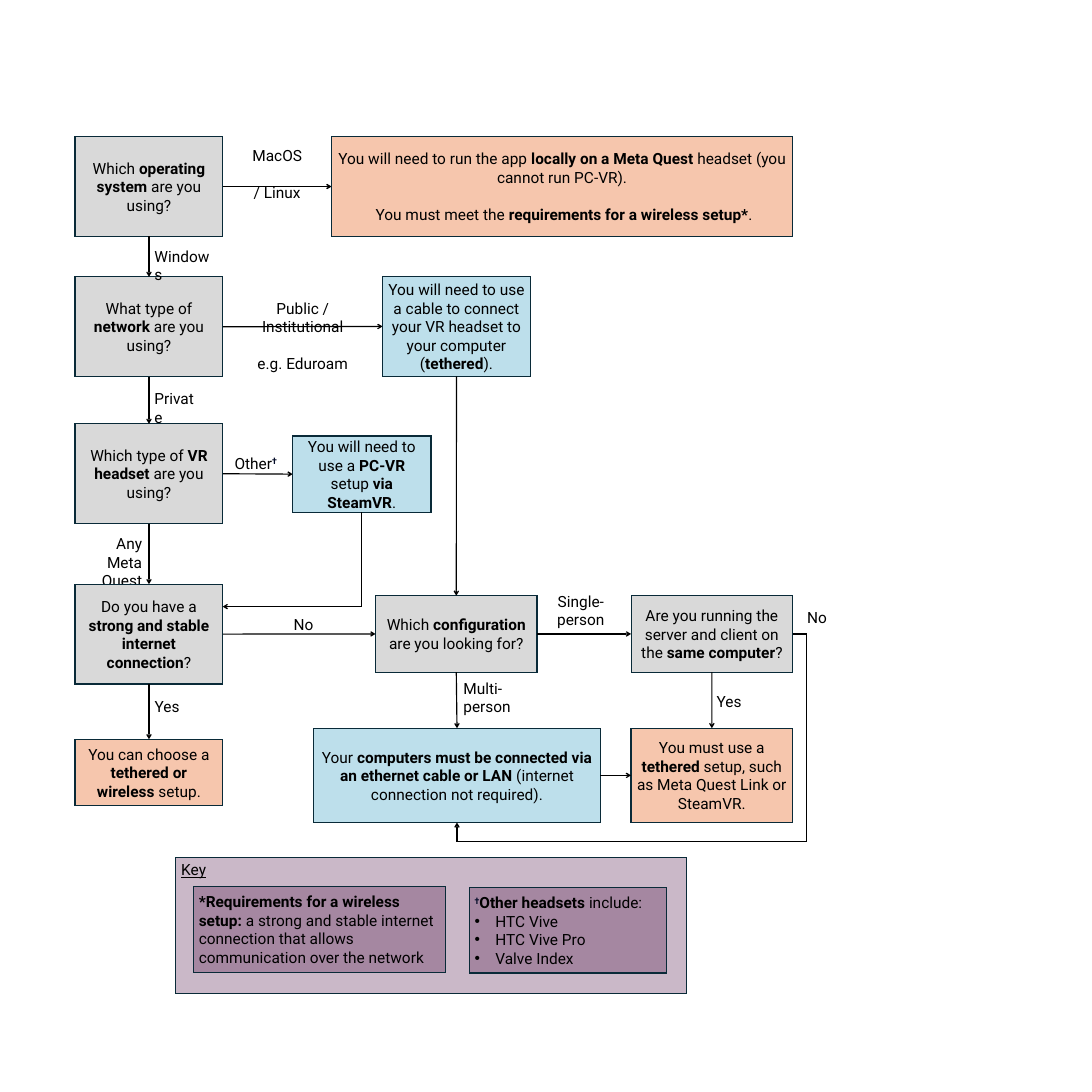
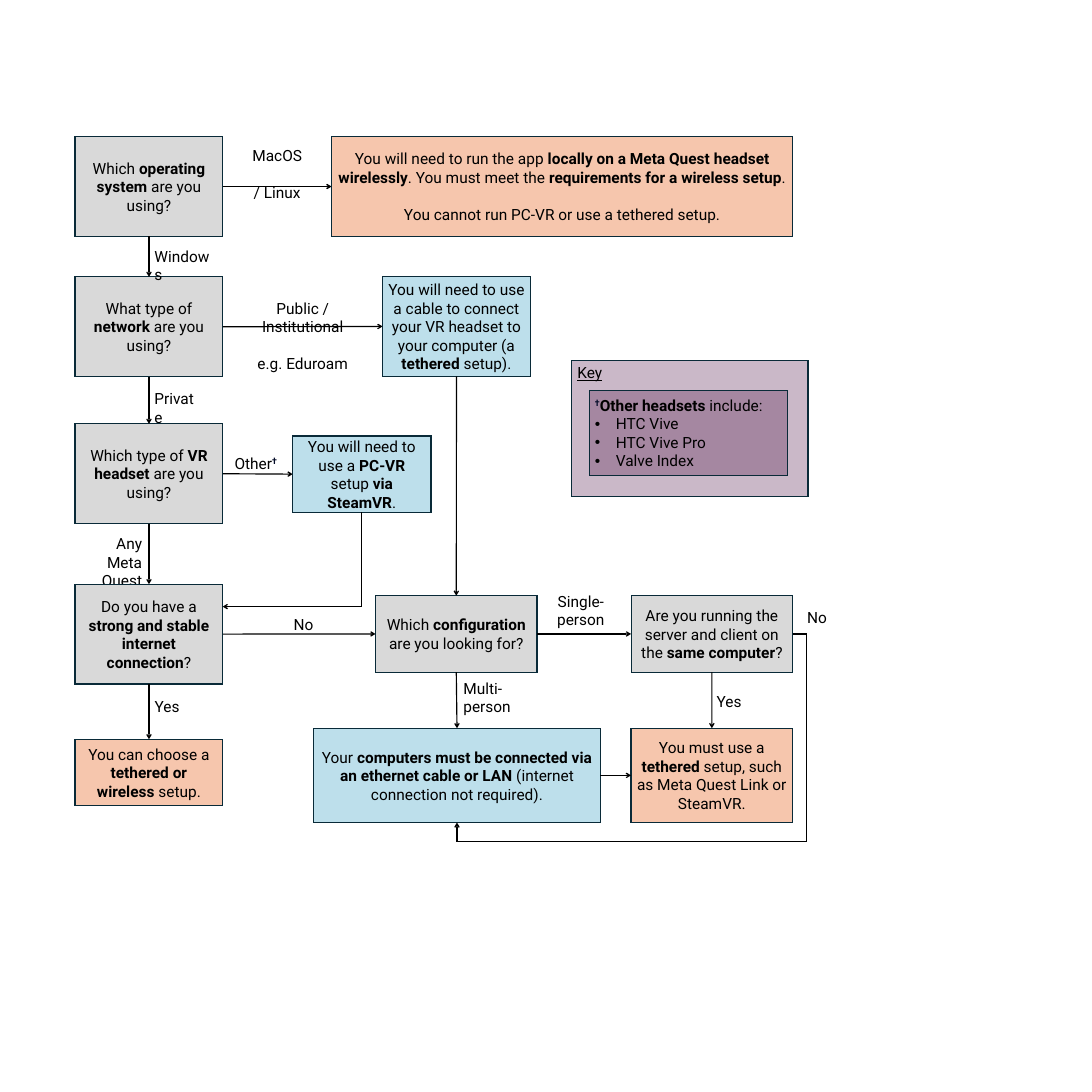
Before and after one commit to IRL2/nanover-docs, a slide deck: slide 1 of source/assets/flow-chart.pptx. Drawn at 1092x1092 pixels with LibreOffice and Linux fonts; fonts in the diff are those of the drawing. Boxes give left, top, right and bottom in pixels: in the first picture for what was removed or moved away, otherwise in the second. Text is boxed around its words. In the diff, an @@ line names an element or a change of style, - is before the commit and + after.

Commit message:
Update the flow chart and use dropdowns
Removed the "requirements for a wireless setup" from the flow chart", and moved it into a "key point" box directly in the rst file.

Used dropdowns to separate the sections on the two VR setups.

```diff
--- a/source/assets/flow-chart.pptx
+++ b/source/assets/flow-chart.pptx
@@ text in rectangle at bbox=[338, 152, 786, 223]: text changed @@
-You will need to run the app locally on a Meta Quest headset (you cannot run PC-VR).
-You must meet the requirements for a wireless setup*.
+You will need to run the app locally on a Meta Quest headset wirelessly. You must meet the requirements for a wireless setup.
+You cannot run PC-VR or use a tethered setup.
@@ text in rectangle at bbox=[388, 283, 525, 373]: text changed @@
-You will need to use a cable to connect your VR headset to your computer (tethered).
+You will need to use a cable to connect your VR headset to your computer (a tethered setup).
@@ rectangle "Key": place and size @@
-rectangle "Key" at bbox=[176, 857, 686, 993]
+rectangle "Key" at bbox=[572, 360, 808, 496]
@@ rectangle "†Other headsets include:": place and size @@
-rectangle "†Other headsets include:" at bbox=[469, 887, 667, 973]
+rectangle "†Other headsets include:" at bbox=[590, 390, 787, 476]
@@ rectangle removed at bbox=[194, 887, 446, 972] @@
-*Requirements for a wireless setup: a strong and stable internet connection that allows communication over the network
```
Also in this commit, not shown: 2 other files.
